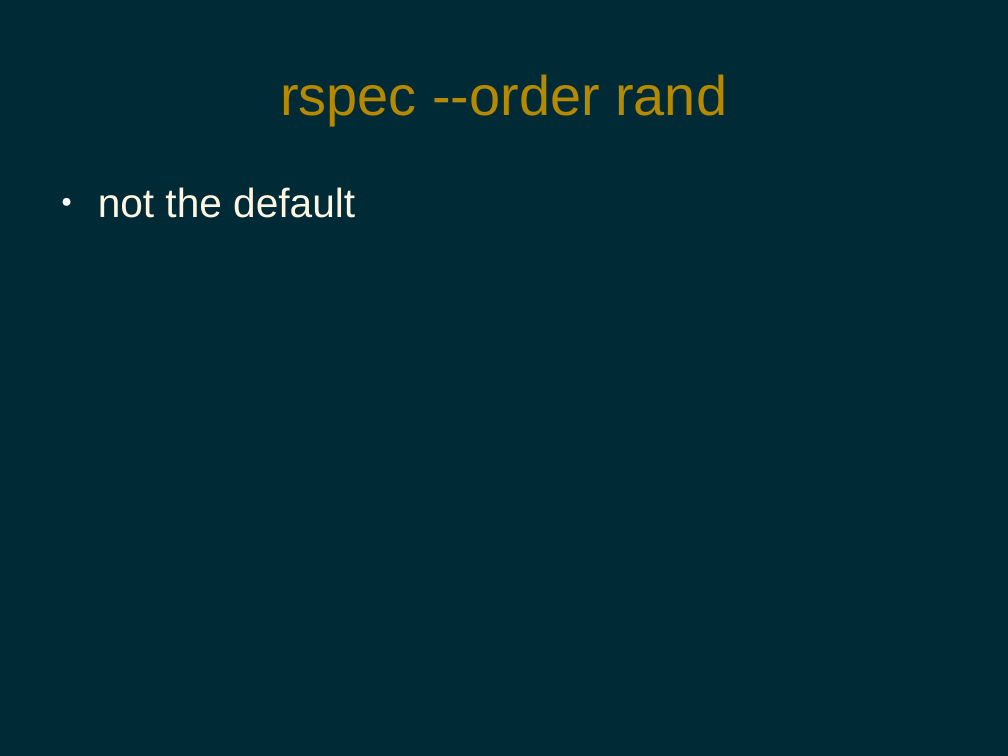
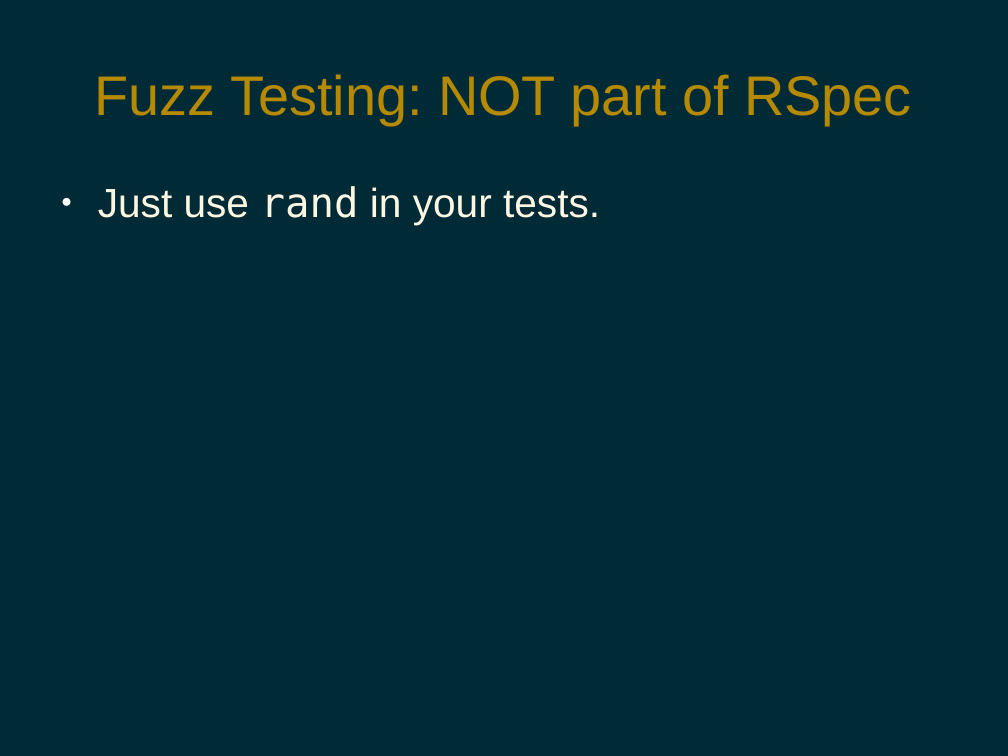
Before and after one commit to pdg137/randomness-pres, a slide deck: slide 6 of randomness.odp (slide 10 before the commit). Drawn at 1008x756 pixels with LibreOffice and Linux fonts; fonts in the diff are those of the drawing. Boxes give left, top, right and bottom in pixels: in the first picture for what was removed or moved away, otherwise in the second. Text is boxed around its words. In the diff, an @@ line names an element or a change of style, - is before the commit and + after.

```diff
--- a/randomness.odp
+++ b/randomness.odp
@@ title at (95, 74, 912, 125): text changed @@
-rspec --order rand
+Fuzz Testing: NOT part of RSpec
@@ text at (98, 186, 600, 225): text changed @@
-● not the default
+● Just use rand in your tests.
```
Also in this commit, not shown: 6 other slides changed, 1 slide added, 5 slides removed, 3 other files.
